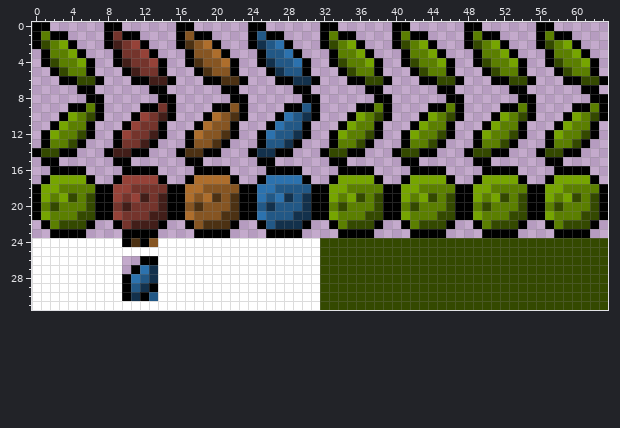
File history of a pixel-art sprite, gfx/sprites/particles/particlesA.png. That is the earlier state.
The file is 64x32 pixels.
After:
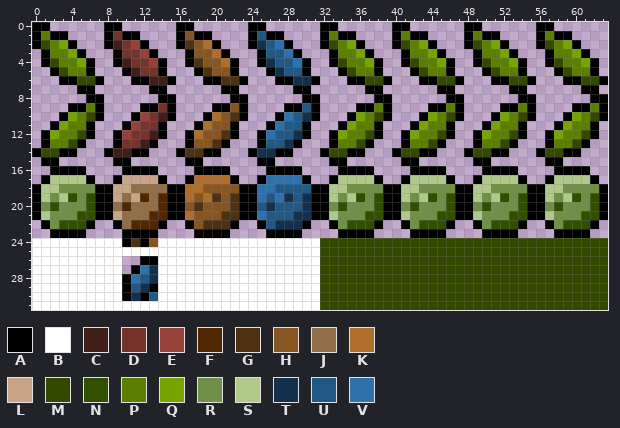
Palette (. is transparent): A #000000  B #ffffff  C #421e19  D #74342c  E #964238  F #502700  G #4c3113  H #865522  J #906e48  K #ae6e2c  L #c8a588  M #344900  N #305000  P #5b7f00  Q #76a500  R #709048  S #b0c888  T #13314c  U #225886  V #2c72ae
The author wrote: Changed Particle Colors
Change:
{"y":17,"x":2,"old":"QQQQ","new":"SSSS"}
{"y":17,"x":10,"old":"EEEE","new":"LLLL"}
{"y":17,"x":34,"old":"QQQQ","new":"SSSS"}
{"y":17,"x":42,"old":"QQQQ","new":"SSSS"}
{"y":17,"x":50,"old":"QQQQ","new":"SSSS"}
{"y":17,"x":58,"old":"QQQQ","new":"SSSS"}
{"y":18,"x":1,"old":"QQPPPP","new":"SSRRRR"}
{"y":18,"x":9,"old":"EEDDDD","new":"LLJJJJ"}
{"y":18,"x":33,"old":"QQPPPP","new":"SSRRRR"}
{"y":18,"x":41,"old":"QQPPPP","new":"SSRRRR"}
{"y":18,"x":49,"old":"QQPPPP","new":"SSRRRR"}
{"y":18,"x":57,"old":"QQPPPP","new":"SSRRRR"}
{"y":19,"x":1,"old":"QPQMPM","new":"SRSNRN"}
{"y":19,"x":9,"old":"EDECDC","new":"LJLFJF"}
{"y":19,"x":33,"old":"QPQMPM","new":"SRSNRN"}
{"y":19,"x":41,"old":"QPQMPM","new":"SRSNRN"}
{"y":19,"x":49,"old":"QPQMPM","new":"SRSNRN"}
{"y":19,"x":57,"old":"QPQMPM","new":"SRSNRN"}
{"y":20,"x":1,"old":"PMPPPM","new":"RNRRRN"}
{"y":20,"x":9,"old":"DCDDDC","new":"JFJJJF"}
{"y":20,"x":33,"old":"PMPPPM","new":"RNRRRN"}
{"y":20,"x":41,"old":"PMPPPM","new":"RNRRRN"}
{"y":20,"x":49,"old":"PMPPPM","new":"RNRRRN"}
{"y":20,"x":57,"old":"PMPPPM","new":"RNRRRN"}
{"y":21,"x":1,"old":"QPPPMM","new":"SRRRNN"}
{"y":21,"x":9,"old":"EDDDCC","new":"LJJJFF"}
{"y":21,"x":33,"old":"QPPPMM","new":"SRRRNN"}
{"y":21,"x":41,"old":"QPPPMM","new":"SRRRNN"}
{"y":21,"x":49,"old":"QPPPMM","new":"SRRRNN"}
{"y":21,"x":57,"old":"QPPPMM","new":"SRRRNN"}
{"y":22,"x":2,"old":"PMMM","new":"RNNN"}
{"y":22,"x":10,"old":"DCCC","new":"JFFF"}
{"y":22,"x":34,"old":"PMMM","new":"RNNN"}
{"y":22,"x":42,"old":"PMMM","new":"RNNN"}
{"y":22,"x":50,"old":"PMMM","new":"RNNN"}
{"y":22,"x":58,"old":"PMMM","new":"RNNN"}
{"label":"changed","picture_box":[41,175,167,229]}
{"label":"changed","picture_box":[329,175,599,229]}
